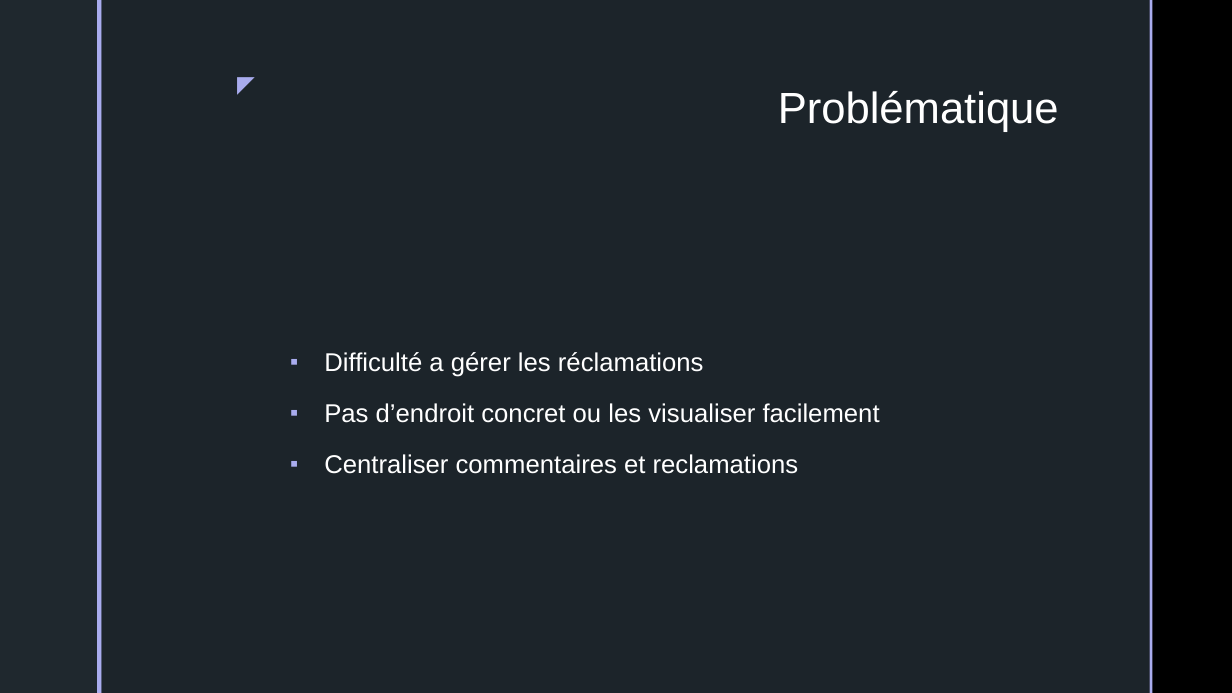
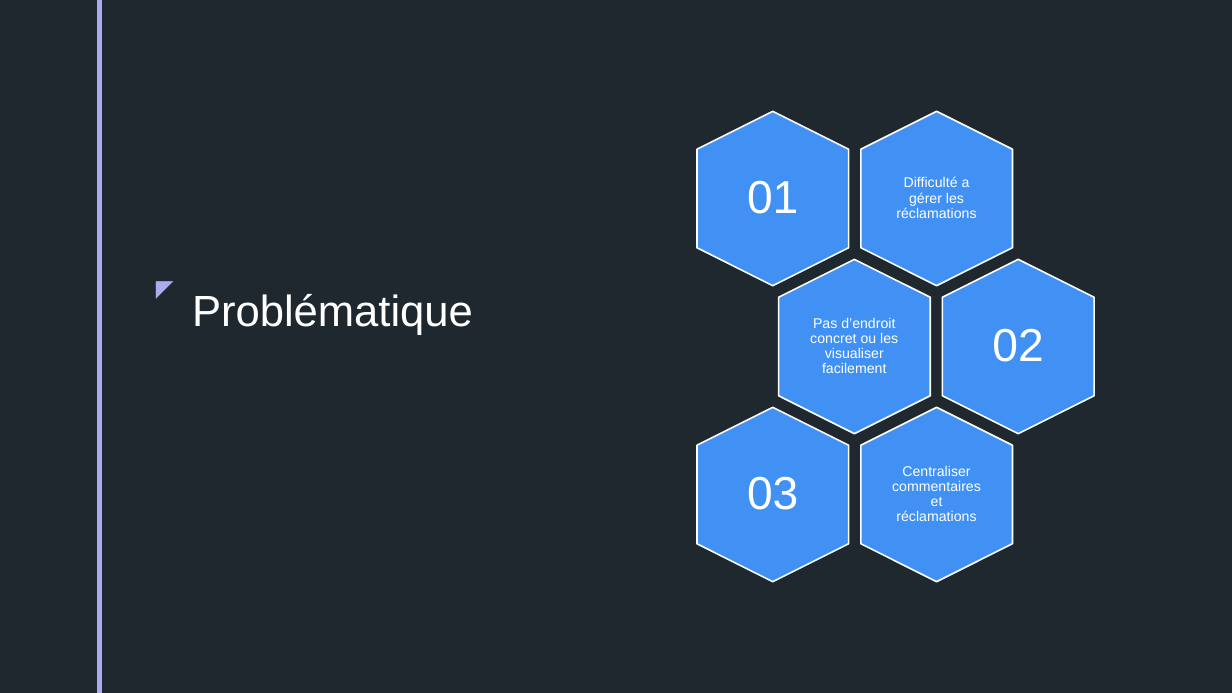
Before and after one commit to gsch57/gschPL1, a slide deck: slide 3 of Projet libre Presentation.pptx. Drawn at 1232x693 pixels with LibreOffice and Linux fonts; fonts in the diff are those of the drawing; background and template pictures are left out. Boxes give left, top, right and bottom in pixels: in the first picture for what was removed or moved away, otherwise in the second. Text is boxed around its words. In the diff, an @@ line names an element or a change of style, - is before the commit and + after.

Commit message:
fix problematique

```diff
--- a/Projet libre Presentation.pptx
+++ b/Projet libre Presentation.pptx
@@ rectangle added at [102, 0, 1232, 693], fill #1F282E @@
@@ text removed at [222, 65, 263, 102] @@
-◤
@@ text added at [140, 269, 182, 306], 18 pt, text #A9ACEE @@
+◤
@@ title "Problématique": place and size @@
-title "Problématique" at [778, 91, 1059, 132]
+title "Problématique" at [192, 294, 473, 335]
@@ title "Problématique" at [192, 294, 473, 335]: alignment right to left @@
@@ text removed at [324, 352, 880, 474] @@
-▪ Difficulté a gérer les réclamations
-▪ Pas d’endroit concret ou les visualiser facilement
-▪ Centraliser commentaires et reclamations
@@ group added at [697, 111, 1095, 582]: 6 hexagons, 6 texts @@
+Difficulté a gérer les réclamations
+01
+Pas d’endroit concret ou les visualiser facilement
+02
+Centraliser commentaires et réclamations
+03
```
